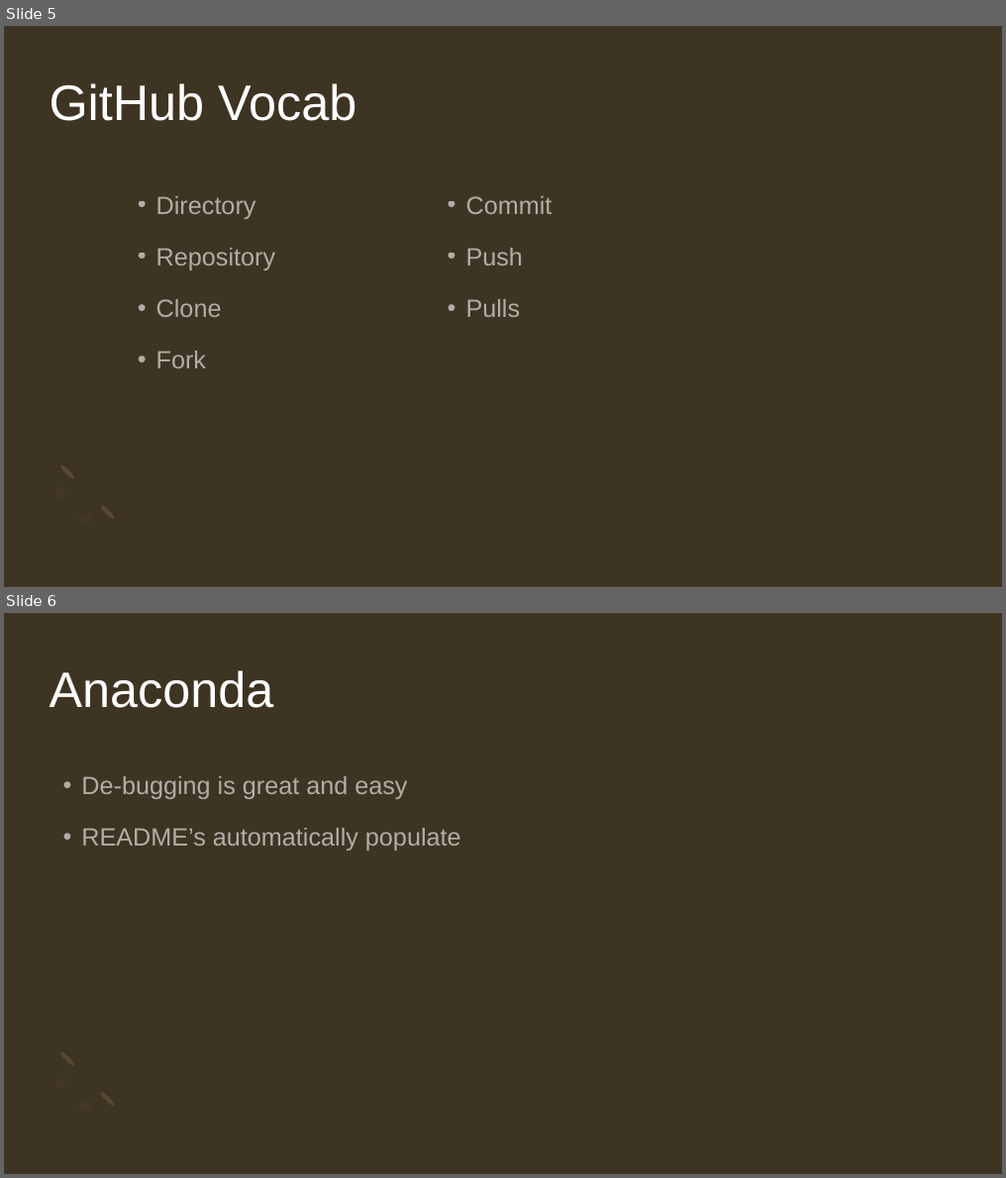
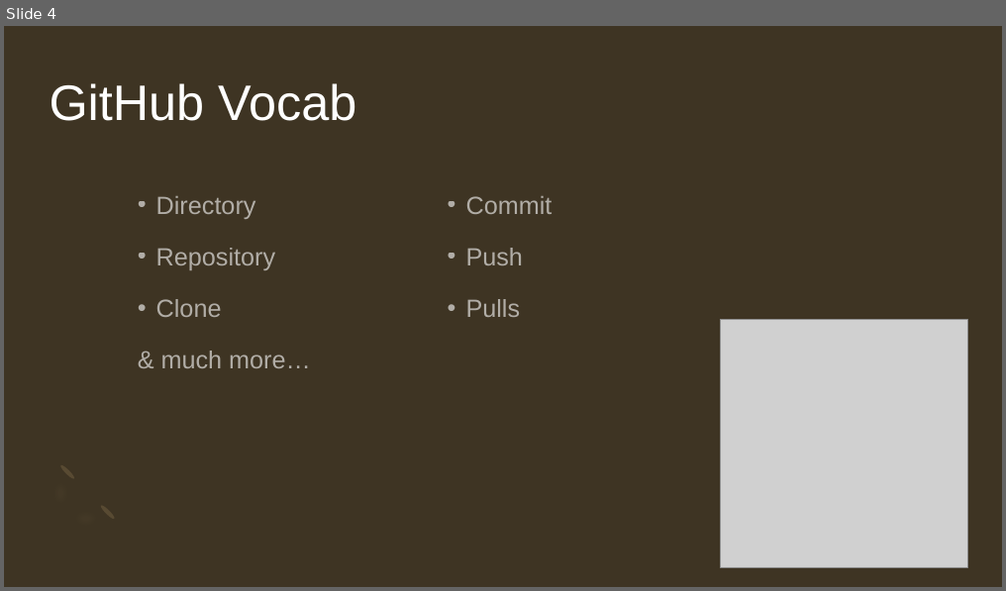
Before and after one commit to JoanneStasiak/JupyterNotebook, a slide deck: Github and jupyter.pptx. Shown one above the other, each under a label of ours: slides 5 and 6 before the commit, slide 4 after it. The pictures are 1006x1178 and 1006x591 pixels, drawn with LibreOffice and Linux fonts; fonts in the diff are those of the drawing; grey boxes stand for pictures. Boxes give left, top, right and bottom in pixels: in the first picture for what was removed or moved away, otherwise in the second. Text is boxed around its words. In the diff, an @@ line names an element or a change of style, - is before the commit and + after.

```diff
--- a/Github and jupyter.pptx
+++ b/Github and jupyter.pptx
@@ slide 6 removed at box(4, 613, 1002, 1174), background #3E3423; not listed: 3 template elements that a slide beside it also shows @@
@@ title removed at box(50, 670, 274, 708) @@
-Anaconda
@@ text removed at box(81, 776, 461, 851) @@
-• De-bugging is great and easy
-• README’s automatically populate
@@ what was slide 5 is now slide 4 @@
@@ slide 4 changed as well @@
@@ picture added at box(721, 319, 968, 568) @@
@@ text at box(161, 351, 311, 369): text changed @@
-• Fork
+& much more…
```
Also in this commit, not shown: 5 other slides changed, 3 slides added.
